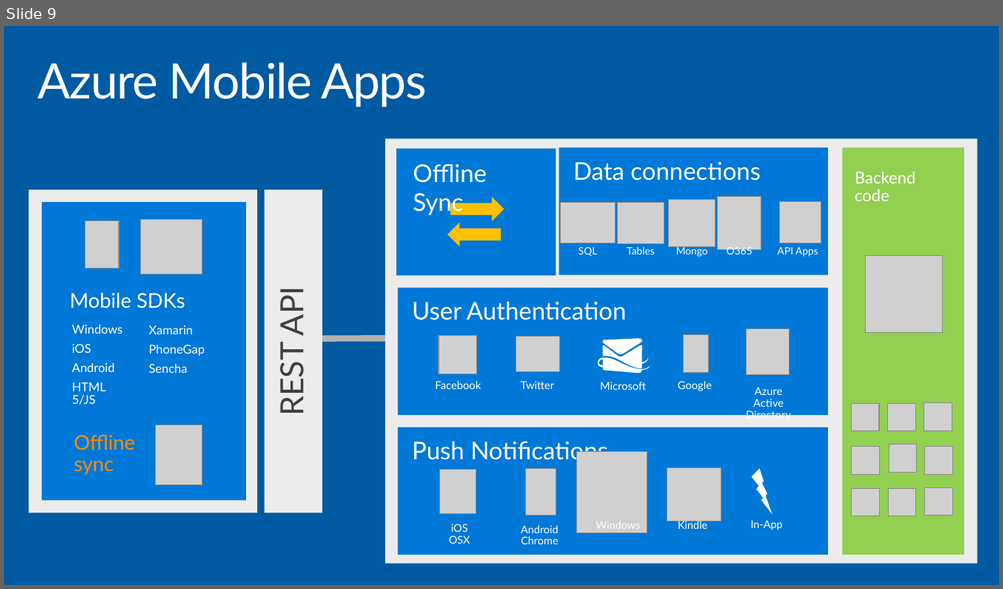
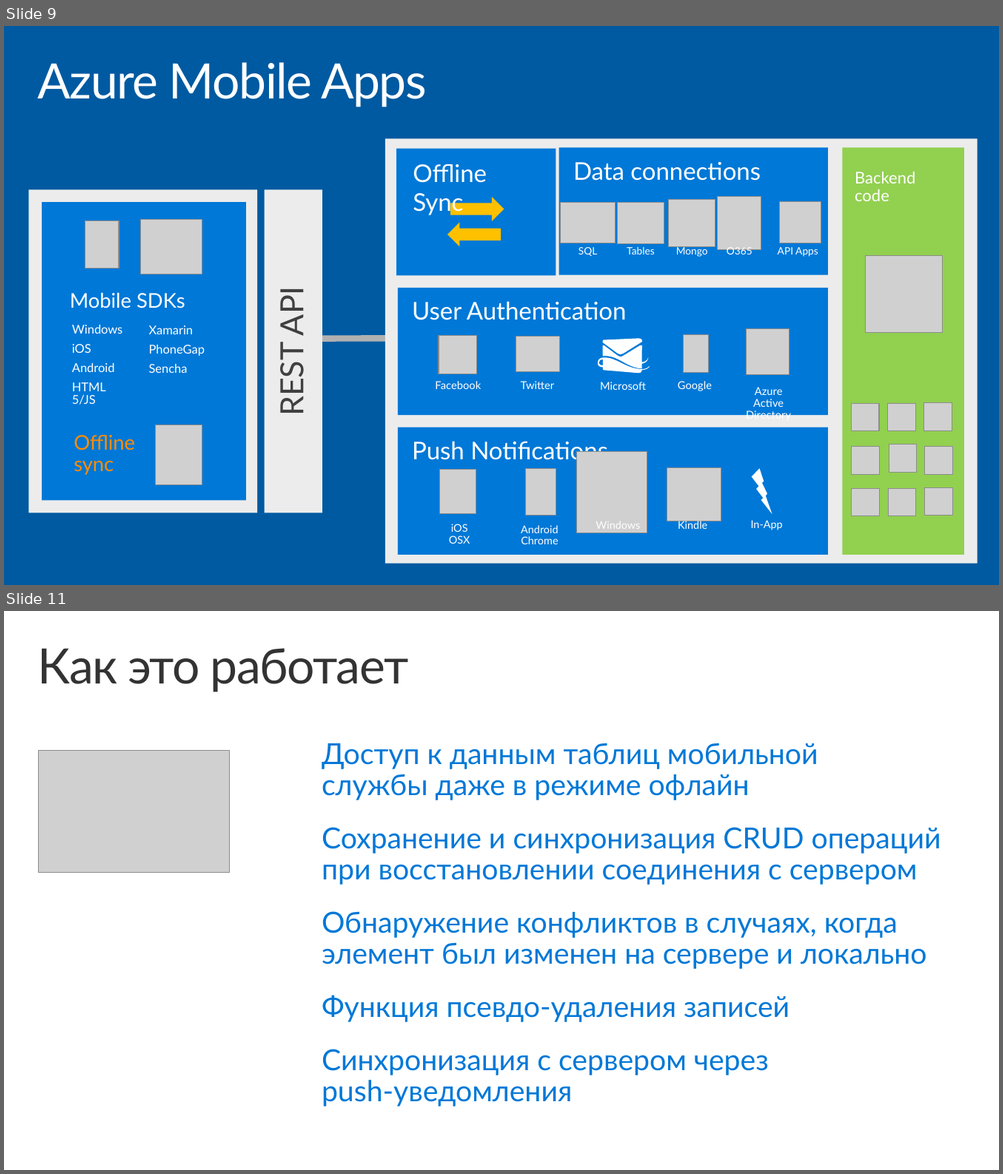
Before and after one commit to evangelism/WinDevWorkshop, a slide deck: !RU 05. Cloud Integration/05-Cloud Integration.pptx. Shown one above the other, each under a label of ours: slide 9 before the commit, slides 9 and 11 after it; the slides between them are not shown. The pictures are 1003x589 and 1003x1174 pixels, drawn with LibreOffice and Linux fonts; fonts in the diff are those of the drawing; grey boxes stand for pictures; background and template pictures are left out. Boxes give left, top, right and bottom in pixels: in the first picture for what was removed or moved away, otherwise in the second. Text is boxed around its words. In the diff, an @@ line names an element or a change of style, - is before the commit and + after.

```diff
--- a/!RU 05. Cloud Integration/05-Cloud Integration.pptx
+++ b/!RU 05. Cloud Integration/05-Cloud Integration.pptx
@@ slide 11 added at bbox=[4, 611, 999, 1170], background #FFFFFF @@
@@ title added at bbox=[38, 648, 409, 692], 47 pt, text #333333 @@
+Как это работает
@@ text added at bbox=[321, 743, 941, 1107], 28 pt, text #0078D7 @@
+Доступ к данным таблиц мобильной
+службы даже в режиме офлайн
+Сохранение и синхронизация CRUD операций
+при восстановлении соединения с сервером
+Обнаружение конфликтов в случаях, когда
+элемент был изменен на сервере и локально
+Функция псевдо-удаления записей
+Синхронизация с сервером через
+push-уведомления
@@ picture added at bbox=[38, 751, 230, 872] @@
```
Also in this commit, not shown: 3 slides changed, 4 other slides added, 5 slides removed.
